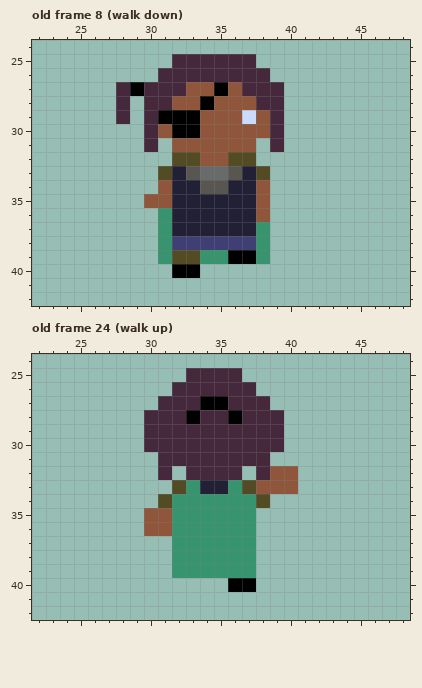
File history of a pixel-art file, assets/april/ammellan_2.aseprite. The picture above is the old version.
69x66 pixels, 124 frames. Shown: old frame 8 (walk down): x 22..48, y 24..42; old frame 24 (walk up): x 22..48, y 24..42. The commit also changed other frames, which this record leaves out.
After:
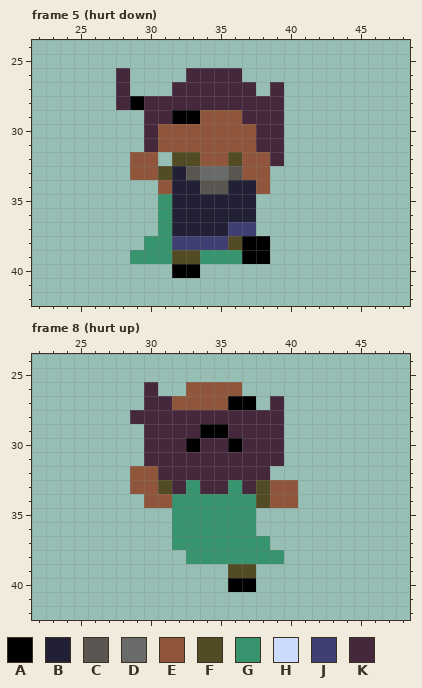
Palette (. is transparent): A #000000  B #222034  C #595652  D #696a6a  E #8f563b  F #524b24  G #37946e  H #cbdbfc  J #3f3f74  K #45283c
A new or re-ordered frame is compared with the old frame closest to it.
What changed:
frames 124 -> 128
--- frame 5 (hurt down) is new; against old frame 8 (walk down), layer "Flattened"
@@ x 26..41 @@
 24 ................
-25 ......KKKKKK....
-26 .....KKKKKKKK...
-27 ..KAKKKEEAEKKK..
-28 ..K.KKEEAEEEKK..
-29 ..K.KAAAEEEHEK..
-30 ....KEAAEEEEEK..
-31 ....K.EEEEEE.K..
-32 ......FFEEFF....
-33 .....FBCDDCBF...
+25 ................
+26 ..K....KKKK.....
+27 ..K...KKKKKK.K..
+28 ..KAKKKKKKKKKK..
+29 ....KKAAEEEKKK..
+30 ....KEEEEEEEKK..
+31 ....KEEEEEEEKK..
+32 ...EE.FFEEFEEK..
+33 ...EEFBCDDCEE...
 34 .....EBBCCBBE...
-35 ....EEBBBBBBE...
-36 .....GBBBBBBE...
-37 .....GBBBBBBG...
-38 .....GJJJJJJG...
-39 .....GFFGGAAG...
+35 .....GBBBBBB....
+36 .....GBBBBBB....
+37 .....GBBBBJJ....
+38 ....GGJJJJFAA...
+39 ...GGGFFGGGAA...
 40 ......AA........
--- frame 8 (hurt up) is new; against old frame 24 (walk up), layer "Flattened"
@@ x 27..42 @@
 24 ................
-25 ......KKKK......
-26 .....KKKKKK.....
-27 ....KKKAAKKK....
-28 ...KKKAKKAKKK...
-29 ...KKKKKKKKKK...
-30 ...KKKKKKKKKK...
-31 ....KKKKKKKK....
-32 ....K.KKKK.KEE..
-33 .....FGBBGFEEE..
-34 ....FGGGGGGF....
-35 ...EEGGGGGG.....
-36 ...EEGGGGGG.....
-37 .....GGGGGG.....
-38 .....GGGGGG.....
-39 .....GGGGGG.....
+25 ................
+26 ...K..EEEE......
+27 ...KKEEEEAA.K...
+28 ..KKKKKKKKKKK...
+29 ...KKKKAAKKKK...
+30 ...KKKAKKAKKK...
+31 ...KKKKKKKKKK...
+32 ..EEKKKKKKKK....
+33 ..EEFKGKKGKFEE..
+34 ...EEGGGGGGFEE..
+35 .....GGGGGG.....
+36 .....GGGGGG.....
+37 .....GGGGGGG....
+38 ......GGGGGGG...
+39 .........FF.....
 40 .........AA.....
